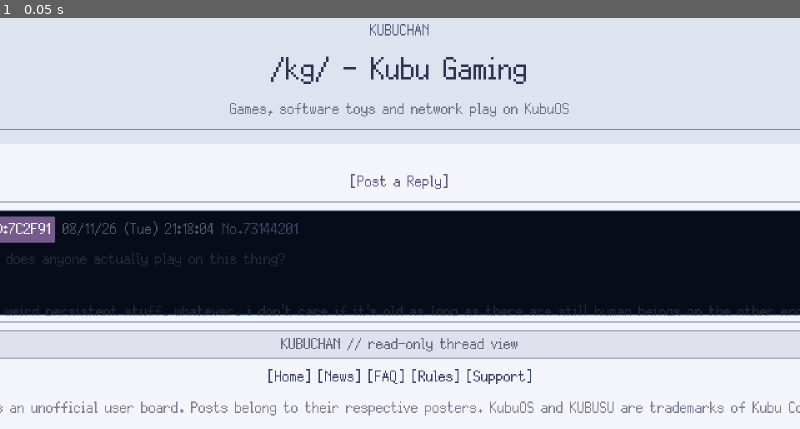
Above: before the commit, frame 1.
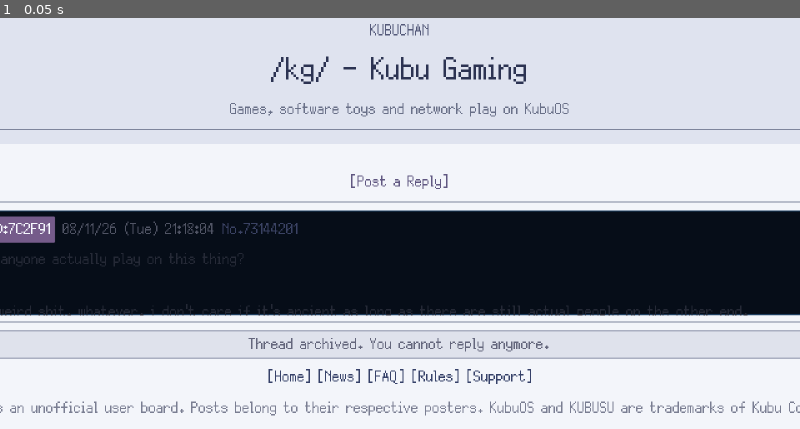
Above: after the commit, the same moment.

Repository: GYU-GAZE/NULL-NETWORK
Game: Godot game, scene res://apps/browser/sites/kubuchan/kubuchan.tscn
Same seed, same stepped clock (60 frames per second), same inputs: the game is played once before the commit and once after it. This scene is started directly instead of the project's main scene. The engine's default icon, where the game draws it, is replaced by a stand-in: a white triangle on a blue panel in a dark square.
Inputs:
- Up to frame 1 (0.05 s): no input

The runs differ from the first frame. In frame 1, 1.1% of the frame differs, in the area x 0-100%, y 57-82%.

Commit message:
Retune Kubuchan thread around the Null Network spam bot

Diff:
--- a/apps/browser/sites/kubuchan/kubuchan_thread.tres
+++ b/apps/browser/sites/kubuchan/kubuchan_thread.tres
@@ -10,7 +10,7 @@
 author_name = "Anonymous"
 uid = "7C2F91"
 timestamp = "08/11/26 (Tue) 21:18:04"
-body_text = "picked up a used KUBUSU for basically nothing. what does anyone actually play on this thing?\n\nlooking for multiplayer specifically. co-op, versus, weird persistent stuff, whatever. i don't care if it's old as long as there are still human beings on the other end."
+body_text = "got a used KUBUSU for basically nothing. what does anyone actually play on this thing?\n\nlooking for multiplayer. co-op, versus, persistent weird shit, whatever. i don't care if it's ancient as long as there are still actual people on the other end."
 is_op = true
 
 [sub_resource type="Resource" id="Post_1"]
@@ -19,7 +19,7 @@
 author_name = "Anonymous"
 uid = "18B0D4"
 timestamp = "08/11/26 (Tue) 21:22:41"
-body_text = ">>73144201\nGRIDLOCK/8 still gets rooms around 9pm. Kubu Tactics Online has a tiny JP crowd that refuses to die.\n\nPocket Marshal if you already know three other people who own one of these."
+body_text = ">>73144201\nGRIDLOCK/8 still gets rooms around 9pm. Kubu Tactics Online has like twelve japanese guys who have apparently sworn a blood oath never to quit.\n\nPocket Marshal works if you already know three other people who own one."
 
 [sub_resource type="Resource" id="Post_2"]
 script = ExtResource("2_post")
@@ -27,7 +27,7 @@
 author_name = "Anonymous"
 uid = "E340AF"
 timestamp = "08/11/26 (Tue) 21:25:09"
-body_text = "that's basically the whole list lol\n\nKubu sells a computer the size of a sandwich and then acts surprised when nobody ports games to it. half the store is productivity toys and corporate training software."
+body_text = "that's basically the whole list lol\n\nKubu sells a computer the size of a sandwich, locks the OS down like a bank terminal and then acts surprised when nobody ports games to it. corpse ecosystem."
 
 [sub_resource type="Resource" id="Post_3"]
 script = ExtResource("2_post")
@@ -35,7 +35,7 @@
 author_name = "Anonymous"
 uid = "5A72CC"
 timestamp = "08/11/26 (Tue) 21:31:53"
-body_text = ">>73144201\nMIRROR//RELAY was good before auth died. some private rooms still work if you know where to point the client.\n\nthere's also that monster thing but i'm not opening that argument again."
+body_text = ">>73144201\nMIRROR//RELAY was good before auth died. some private rooms still work if you know where to point the client.\n\nand don't say null network or the fucking bot will find the thread."
 
 [sub_resource type="Resource" id="Post_Bot"]
 script = ExtResource("2_post")
@@ -43,9 +43,9 @@
 author_name = "Anonymous"
 uid = "000000"
 timestamp = "08/11/26 (Tue) 21:36:00"
-body_text = "YOUR HANDTOP IS COMPATIBLE.\n\nYOU ARE NOT LATE.\nTHERE ARE STILL PEOPLE INSIDE.\n\nNO MATCHMAKING REQUIRED."
+body_text = "MULTIPLAYER REQUEST DETECTED.\n\nKUBUSU HANDTOP: COMPATIBLE.\nACTIVE SESSION AVAILABLE.\nNO MATCHMAKING REQUIRED.\n\nCONNECT."
 is_system_spam = true
-link_label = "null.net  //  CONNECT"
+link_label = "https://null.net/"
 link_url = "null.net"
 
 [sub_resource type="Resource" id="Post_4"]
@@ -54,7 +54,7 @@
 author_name = "Anonymous"
 uid = "18B0D4"
 timestamp = "08/11/26 (Tue) 21:37:12"
-body_text = "lmao there it is\n\n>>73144255\nmods still haven't filtered this thing? null network's admin bot has been crawling every Kubu board with the word multiplayer in it for months."
+body_text = "LMFAO\n\n>>73144255\ni literally watched him summon it. null network admins still running this keyword-scraper shit? how has kubuchan not filtered the account yet"
 
 [sub_resource type="Resource" id="Post_5"]
 script = ExtResource("2_post")
@@ -62,7 +62,7 @@
 author_name = "Anonymous"
 uid = "91D5E0"
 timestamp = "08/11/26 (Tue) 21:40:36"
-body_text = ">>73144255\nNull Network isn't even really a KubuOS game. it's some dead project rebuilt out of scraps from a cancelled Kubu title, then patched until it barely resembles whatever the original was supposed to be.\n\nclient feels like five incompatible programs wearing the same skin."
+body_text = ">>73144255\nNull Network isn't even really a KubuOS game. pretty sure it's a cancelled Kubu project somebody gutted, rebuilt out of scraps and kept patching until the original thing underneath stopped being recognizable.\n\nclient feels like five incompatible programs wearing the same skin."
 
 [sub_resource type="Resource" id="Post_6"]
 script = ExtResource("2_post")
@@ -70,7 +70,7 @@
 author_name = "Anonymous"
 uid = "44B8FA"
 timestamp = "08/11/26 (Tue) 21:43:58"
-body_text = ">>73144270\nnot exactly. WEWERE had a build before the public APK existed. same weird handshake, same asset names, same dead endpoints.\n\npeople keep calling it a fan salvage because that's the least stupid explanation."
+body_text = ">>73144270\nnot exactly. WEWERE had a build before the public APK existed. same handshake strings, same asset names, same dead endpoints.\n\npeople call it a salvage because that's less stupid than the alternatives."
 
 [sub_resource type="Resource" id="Post_7"]
 script = ExtResource("2_post")
@@ -78,7 +78,7 @@
 author_name = "Anonymous"
 uid = "E340AF"
 timestamp = "08/11/26 (Tue) 21:48:15"
-body_text = ">>73144278\nwewereposting in 2026\n\nOP asked for games, not a haunted hard drive."
+body_text = ">>73144278\nwewereposting in 2026\n\nOP asked for multiplayer, not your haunted hard drive lore"
 
 [sub_resource type="Resource" id="Post_8"]
 script = ExtResource("2_post")
@@ -86,7 +86,7 @@
 author_name = "Anonymous"
 uid = "44B8FA"
 timestamp = "08/11/26 (Tue) 21:52:44"
-body_text = ">>73144291\ncall it haunted if you want. two regulars from the old threads stopped posting after going back in last month. one of them is actually missing, not internet-missing. family report and everything.\n\nprobably coincidence. probably."
+body_text = ">>73144291\ntwo regulars from the old NN threads stopped posting after going back in last month. one of them is actually missing, not internet-missing. family report and everything.\n\nprobably unrelated. still wouldn't put that apk on my main handtop."
 
 [sub_resource type="Resource" id="Post_9"]
 script = ExtResource("2_post")
@@ -94,7 +94,7 @@
 author_name = "Anonymous"
 uid = "7C2F91"
 timestamp = "08/11/26 (Tue) 21:57:20"
-body_text = "so the options are\n\n1. twelve people playing tactics in japanese\n2. convince three friends to buy obsolete hardware\n3. click the suspicious dead-game link posted by a bot everyone recognizes\n\ngreat ecosystem"
+body_text = "so my options are\n\n1. twelve guys playing tactics in japanese\n2. convince three friends to buy obsolete hardware\n3. click the suspicious dead-game link posted by a spam bot everyone here recognizes\n\ngreat ecosystem"
 
 [sub_resource type="Resource" id="Post_10"]
 script = ExtResource("2_post")
@@ -102,7 +102,15 @@
 author_name = "Anonymous"
 uid = "5A72CC"
 timestamp = "08/11/26 (Tue) 21:59:02"
-body_text = ">>73144317\nif your only requirement is 'there are still people on the other end', the bot accidentally gave you the best answer in the thread.\n\nfor whatever reason, that place is never empty."
+body_text = ">>73144317\nif your only requirement is 'there are still people on the other end', the bot accidentally gave you the best answer in the thread.\n\nfor whatever reason that place is never empty."
+
+[sub_resource type="Resource" id="Post_11"]
+script = ExtResource("2_post")
+post_number = 73144331
+author_name = "Anonymous"
+uid = "91D5E0"
+timestamp = "08/11/26 (Tue) 22:01:47"
+body_text = ">>73144317\nuse the browser version first. don't install anything until you decide the weirdos are worth it."
 
 [resource]
 script = ExtResource("1_thread")
@@ -111,5 +119,5 @@
 board_tagline = "Games, software toys and network play on KubuOS"
 thread_title = "multiplayer recs for a new kubuos owner?"
 thread_id = 73144201
-archived_notice = "KUBUCHAN // read-only thread view"
-posts = Array[ExtResource("2_post")]([SubResource("Post_OP") …(216 unchanged characters)… source("Post_9"), SubResource("Post_10")])
+archived_notice = "Thread archived. You cannot reply anymore."
+posts = Array[ExtResource("2_post")]([SubResource("Post_OP") …(216 unchanged characters)… source("Post_9"), SubResource("Post_10"), SubResource("Post_11")])
